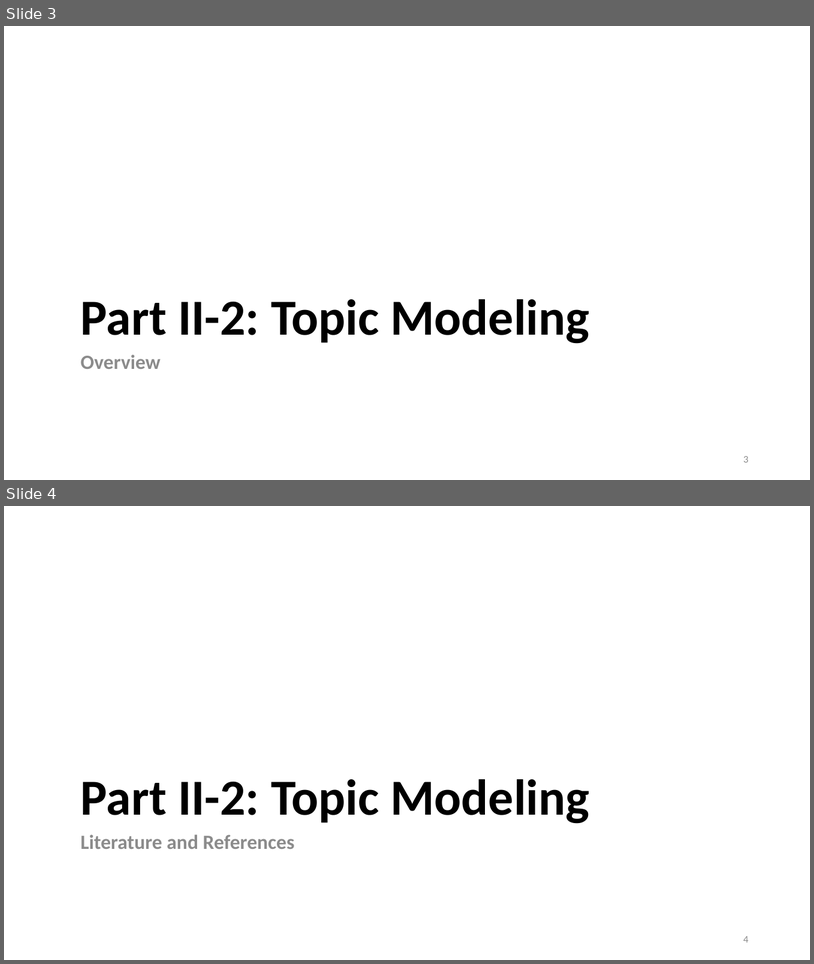
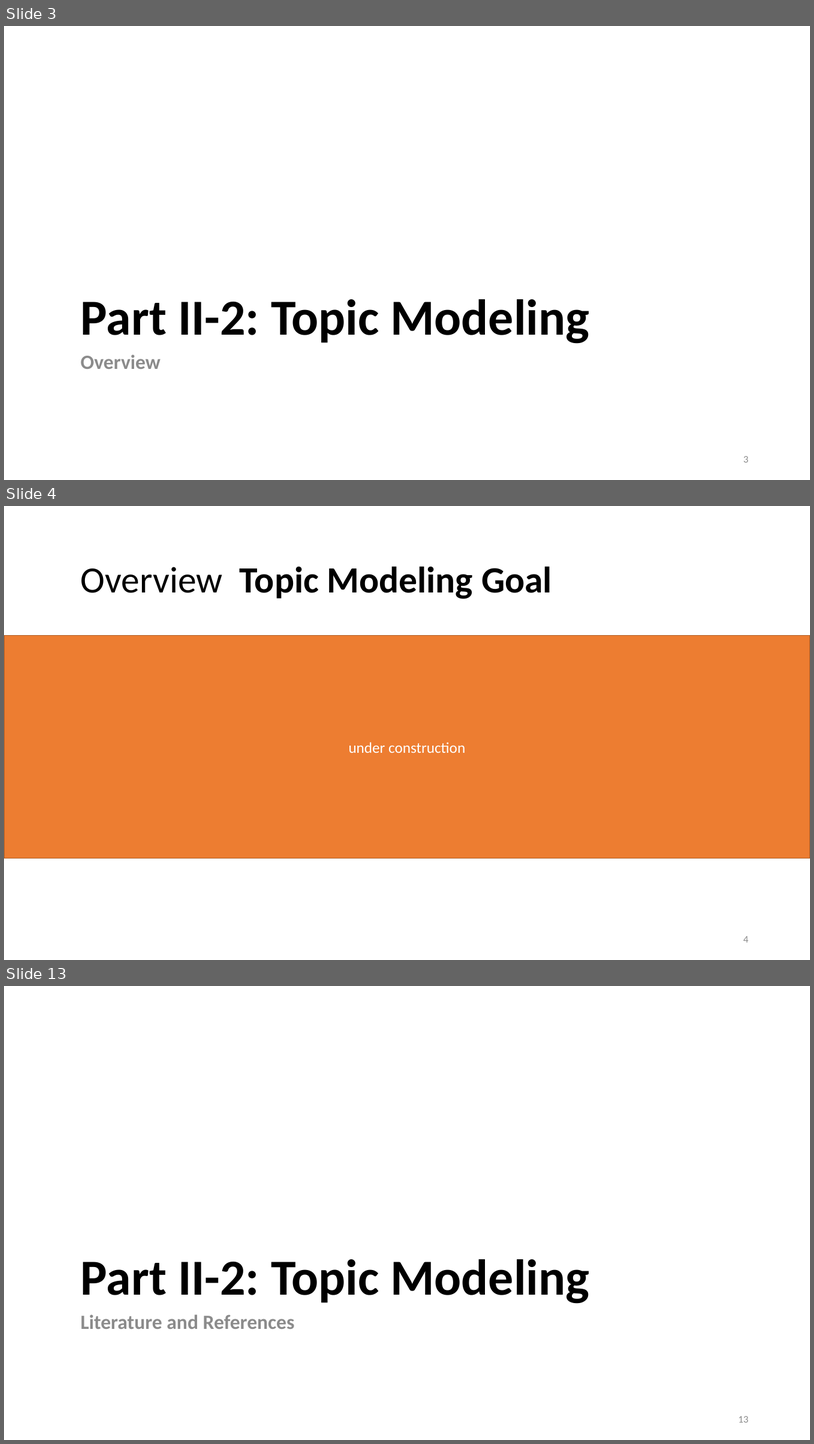
Before and after one commit to lisa-wm/consulting, a slide deck: 5_seminar/Contents_Part_02/slides/slides_II_2.pptx. Shown one above the other, each under a label of ours: slides 3 and 4 before the commit, slides 3, 4 and 13 after it; the slides between them are not shown. The pictures are 814x964 and 814x1444 pixels, drawn with LibreOffice and Linux fonts; fonts in the diff are those of the drawing. Boxes give left, top, right and bottom in pixels: in the first picture for what was removed or moved away, otherwise in the second. Text is boxed around its words. In the diff, an @@ line names an element or a change of style, - is before the commit and + after.

```diff
--- a/5_seminar/Contents_Part_02/slides/slides_II_2.pptx
+++ b/5_seminar/Contents_Part_02/slides/slides_II_2.pptx
@@ slide 4 added at (4, 506, 810, 960), background #FFFFFF @@
@@ title added at (81, 566, 552, 599), 44 pt, text #000000, bold @@
+Overview Topic Modeling Goal
@@ rectangle added at (4, 636, 810, 858), fill #ED7D31, outline #AF5C24 1 pt, 18 pt, text #FFFFFF @@
+under construction
@@ page number added at (744, 936, 749, 942), 12 pt, text #8C8C8C @@
+4
@@ what was slide 4 is now slide 13 @@
@@ page number at (738, 1416, 749, 1422): text changed @@
-4
+13
```
Also in this commit, not shown: 1 slide changed, 8 other slides added, 5 other files.
